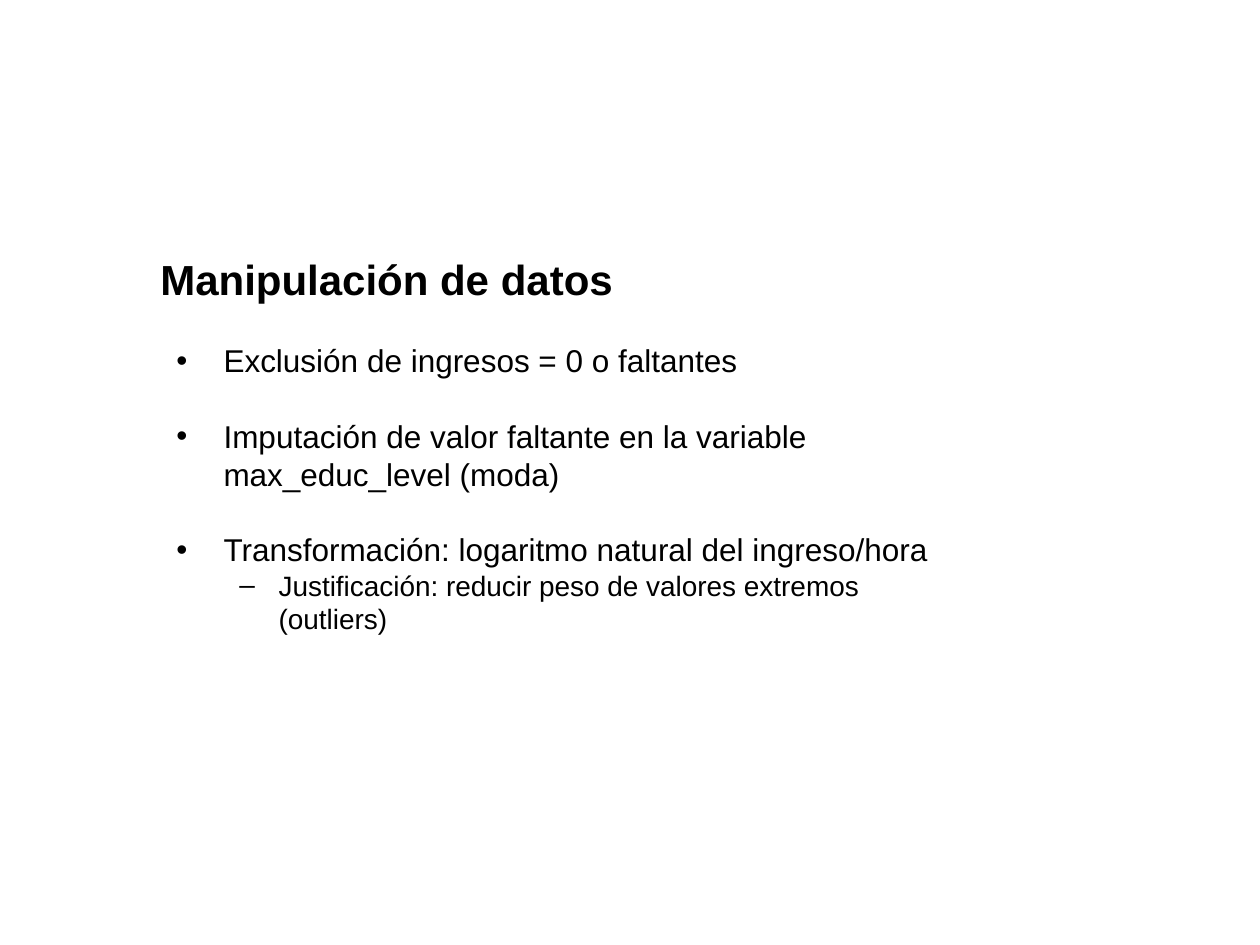
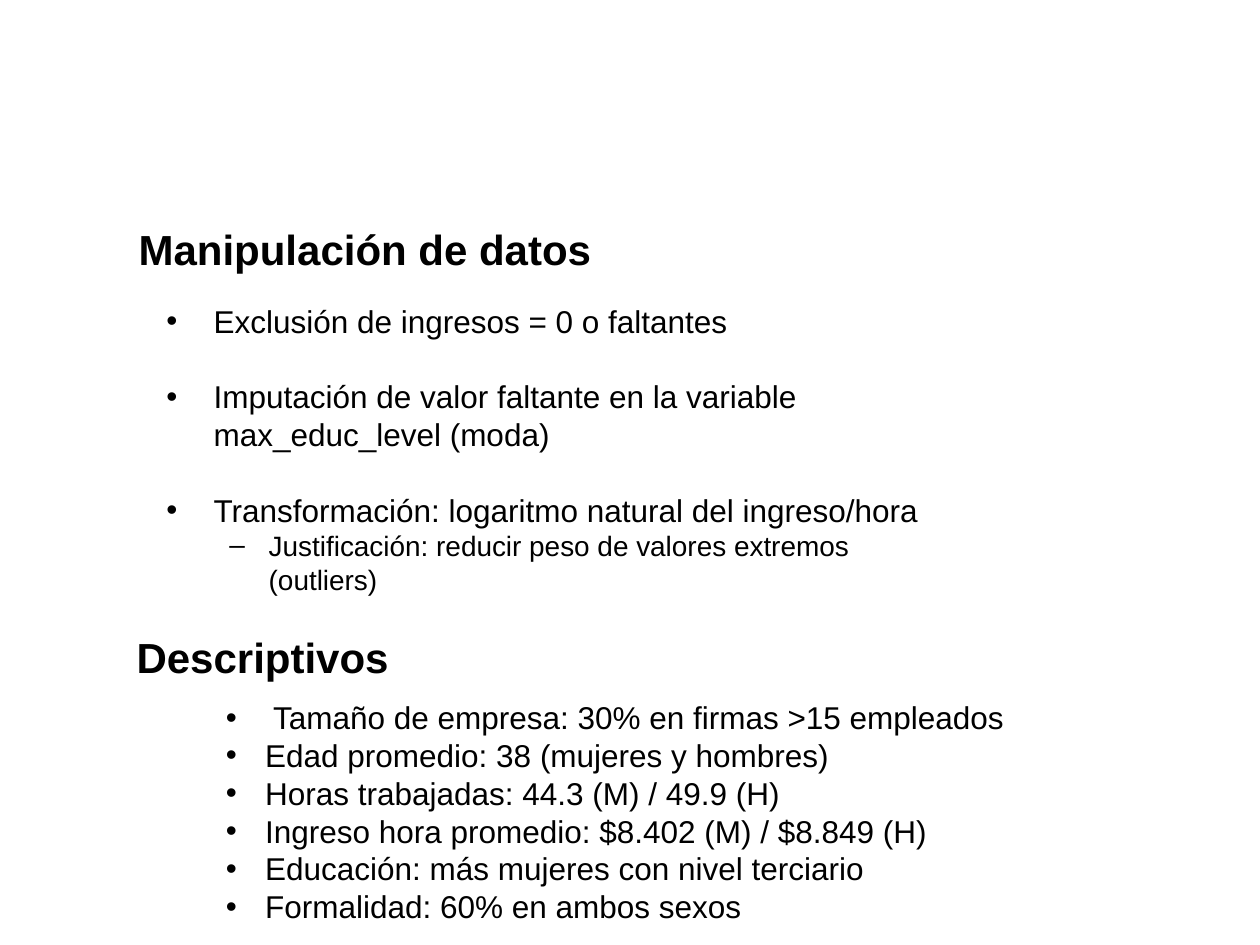
Before and after one commit to LauraDaniela17/Taller1_BigData_MachineLearning, a slide deck: slide 4 of Presentaciones/data_equipo_08.pptx (slide 5 before the commit). Drawn at 1260x945 pixels with LibreOffice and Linux fonts; fonts in the diff are those of the drawing; background and template pictures are left out. Boxes give left, top, right and bottom in pixels: in the first picture for what was removed or moved away, otherwise in the second. Text is boxed around its words. In the diff, an @@ line names an element or a change of style, - is before the commit and + after.

```diff
--- a/Presentaciones/data_equipo_08.pptx
+++ b/Presentaciones/data_equipo_08.pptx
@@ title "Manipulación de datos" moved from (x1=160, y1=264, x2=613, y2=303) to (x1=139, y1=234, x2=591, y2=274) @@
@@ text "Exclusión de ingresos = 0 ..." moved from (x1=224, y1=348, x2=927, y2=634) to (x1=214, y1=309, x2=918, y2=595) @@
@@ text added at (x1=137, y1=642, x2=389, y2=681), 24 pt, text #000000, bold @@
+Descriptivos
@@ text added at (x1=265, y1=706, x2=1004, y2=919), 18 pt, text #000000 @@
+• Tamaño de empresa: 30% en firmas >15 empleados
+• Edad promedio: 38 (mujeres y hombres)
+• Horas trabajadas: 44.3 (M) / 49.9 (H)
+• Ingreso hora promedio: $8.402 (M) / $8.849 (H)
+• Educación: más mujeres con nivel terciario
+• Formalidad: 60% en ambos sexos
```
Also in this commit, not shown: 1 other slide changed, 5 slides removed.
